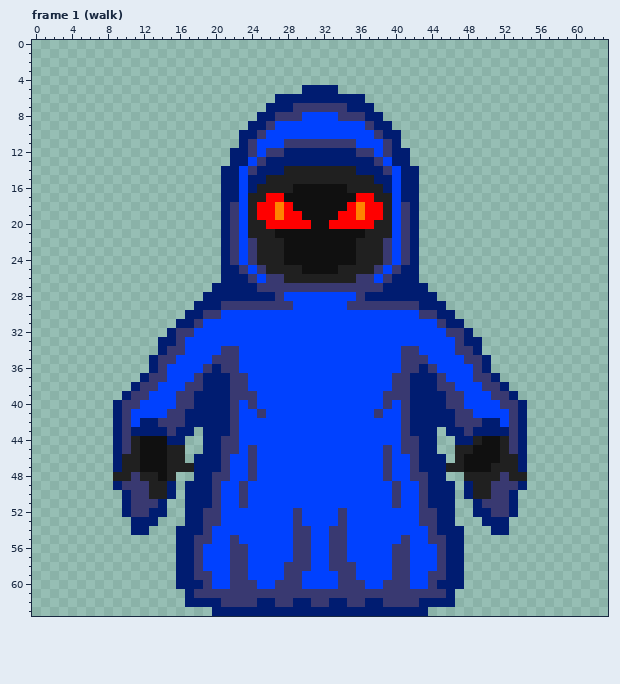
Pixel-art file, stored at assets/textures/sprites/wraith.ase. The first picture shows the starting point.
64x64 pixels, 13 frames. Shown: frame 1 (walk). The commit also changed other frames, which this record leaves out.
Once edited:
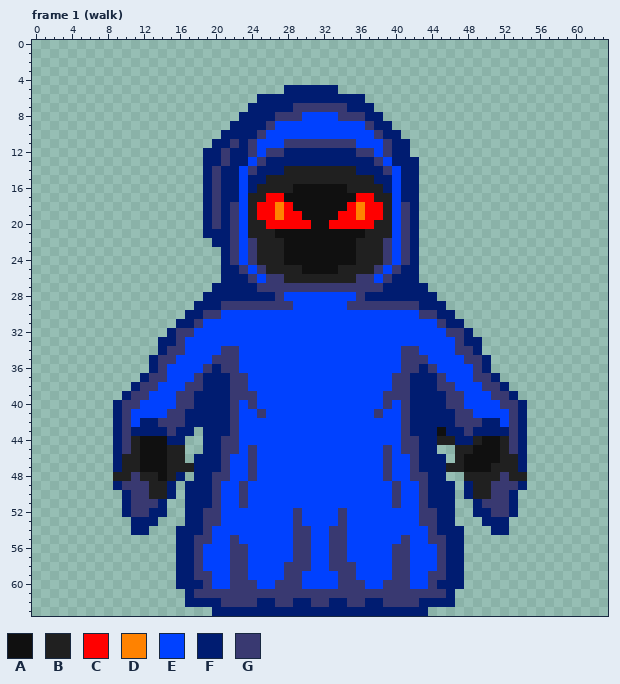
Palette (. is transparent): A #101010  B #202020  C #ff0000  D #ff8200  E #0041ff  F #001c71  G #393971
The exact change:
layer "back" added
layer "side" now shown
Frame 1 (walk), layers "side", "back":
y 5: x 28..29 .. -> FF
y 6: x 25..26 .. -> FF
y 7: x 24..25 .. -> FF
y 8: x 23..24 .. -> FF
y 9: x 22..23 .. -> FF
y 10: x 21..22 .. -> FF
y 11: x 20..22 ... -> FFG; x 41 . -> F
y 12: x 19..21 ... -> FFG
y 13: x 19..21 ... -> FFG; x 42 . -> F
y 14..20: x 19..20 .. -> FG
y 21: x 19..20 .. -> FF
y 22: x 20 . -> F
y 43: x 45 . -> A
y 44: x 45..46 .. -> BB
y 48: x 16 . -> F
Changed places in both pictures, as pixel boxes (x1, y1, x2, y2):
added: (203, 85, 302, 247)
added: (401, 139, 419, 166)
added: (437, 427, 455, 445)
added: (176, 472, 185, 481)
